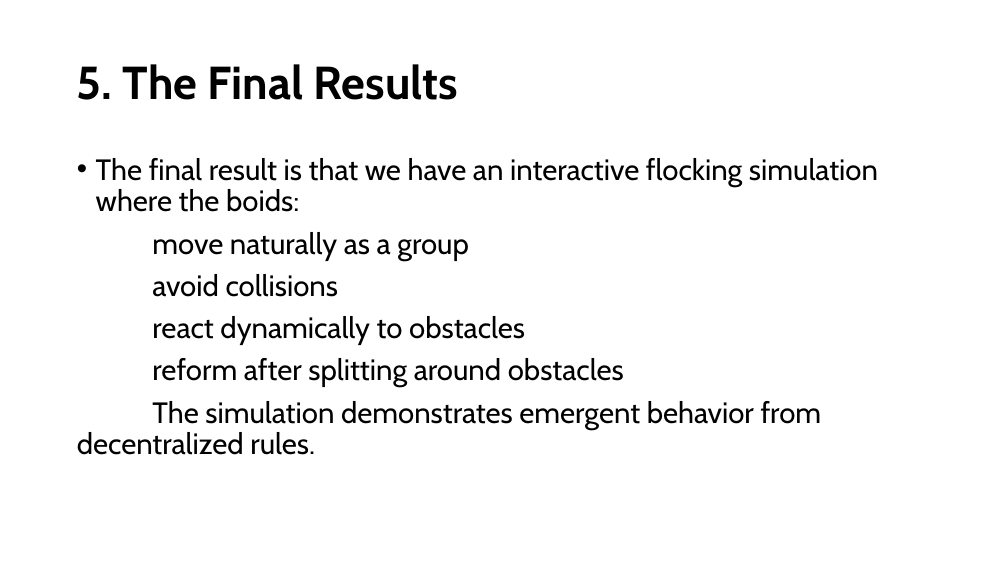
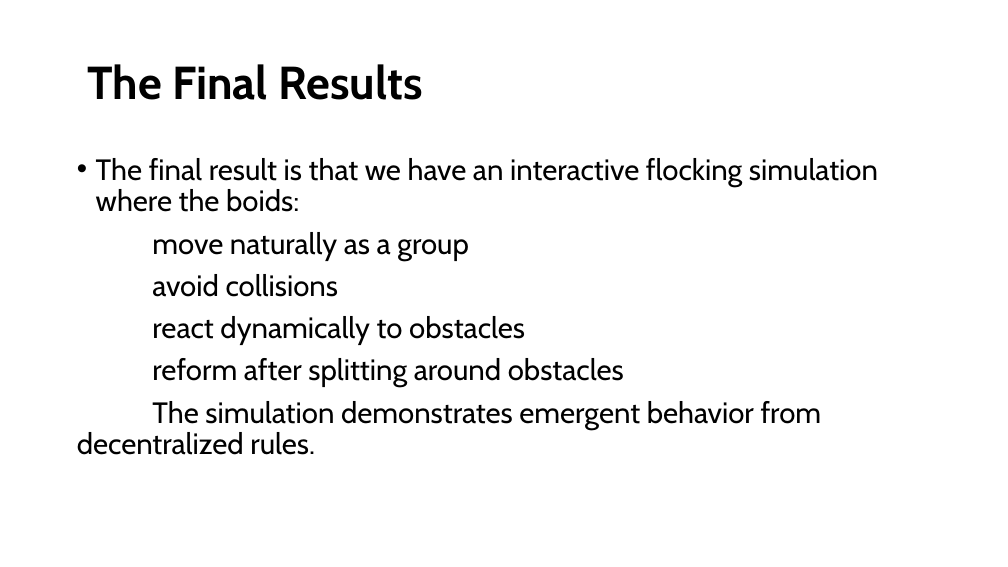
Before and after one commit to richardsalnikov-lang/Flcoking, a slide deck: slide 18 of FlockingRichard.pptm (slide 6 before the commit). Drawn at 1008x567 pixels with LibreOffice and Linux fonts; fonts in the diff are those of the drawing. Boxes give left, top, right and bottom in pixels: in the first picture for what was removed or moved away, otherwise in the second. Text is boxed around its words. In the diff, an @@ line names an element or a change of style, - is before the commit and + after.

```diff
--- a/FlockingRichard.pptm
+++ b/FlockingRichard.pptm
@@ title at (87, 64, 422, 100): text changed @@
-5. The Final Results
+The Final Results
```
Also in this commit, not shown: 6 other slides changed, 12 slides added.
